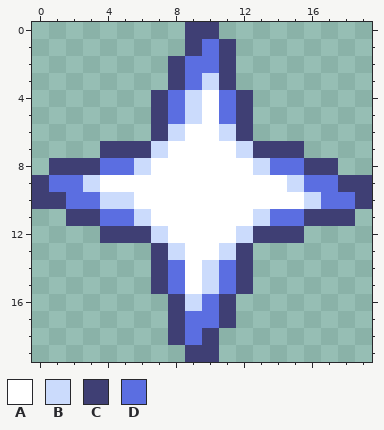
One commit to this pixel-art sprite: Assets/Sprites/bulletC.png. Above: the version before the commit.
The file is 20x20 pixels.
Palette (. is transparent): A #ffffff  B #cbdbfc  C #3f3f74  D #5b6ee1
Pixels before, first column x 0:
 0 .........CC.........
 1 .........CDC........
 2 ........CDDC........
 3 ........CDBC........
 4 .......CDBADC.......
 5 .......CDBADC.......
 6 .......CBAABC.......
 7 ....CCCBAAAABCCC....
 8 .CCCDDBAAAAAABDDCC..
 9 CDDBAAAAAAAAAAABDDCC
10 CCDDBBAAAAAAAAAABDDC
11 ..CCDDBAAAAAABDDCCC.
12 ....CCCBAAAABCCC....
13 .......CBAABC.......
14 .......CDABDC.......
15 .......CDABDC.......
16 ........CBDC........
17 ........CDDC........
18 ........CDC.........
19 .........CC.........
The result:
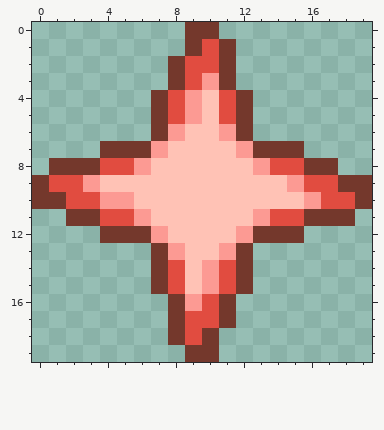
Change:
colour A: #ffffff -> #ffc2b5
colour B: #cbdbfc -> #fc9a93
colour C: #3f3f74 -> #74382c
colour D: #5b6ee1 -> #e14c40
Pixel boxes of the changes (left, top, right, bottom) in both pictures:
changed: (32, 22, 372, 362)
